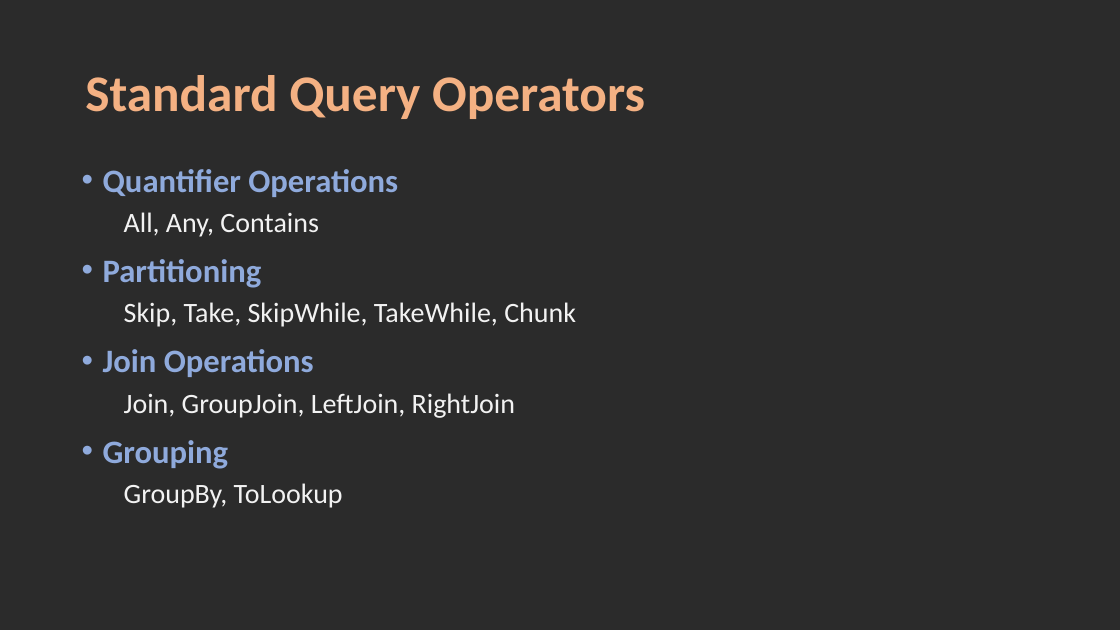
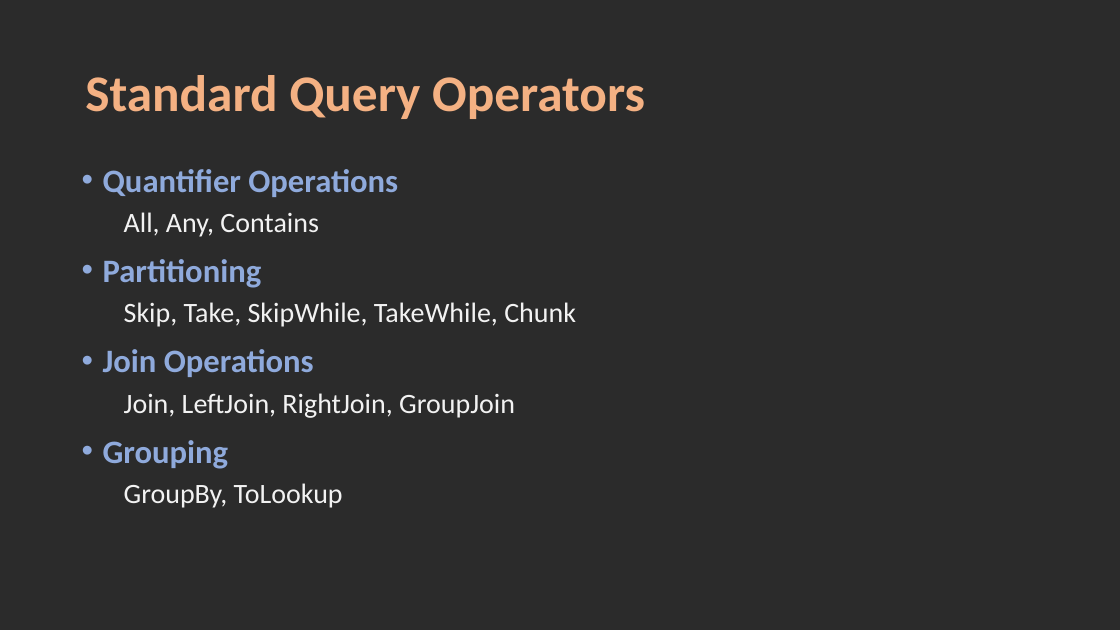
Before and after one commit to karthik9728/Linq, a slide deck: slide 7 of Linq.pptx. Drawn at 1120x630 pixels with LibreOffice and Linux fonts; fonts in the diff are those of the drawing; background and template pictures are left out; a plain dark background stands for a picture behind light text. Boxes give left, top, right and bottom in pixels: in the first picture for what was removed or moved away, otherwise in the second. Text is boxed around its words. In the diff, an @@ line names an element or a change of style, - is before the commit and + after.

Commit message:
Join Operations

```diff
--- a/Linq.pptx
+++ b/Linq.pptx
@@ text at box(124, 393, 515, 418): text changed @@
-  Join, GroupJoin, LeftJoin, RightJoin
+  Join, LeftJoin, RightJoin, GroupJoin
```
Also in this commit, not shown: 7 other files.
